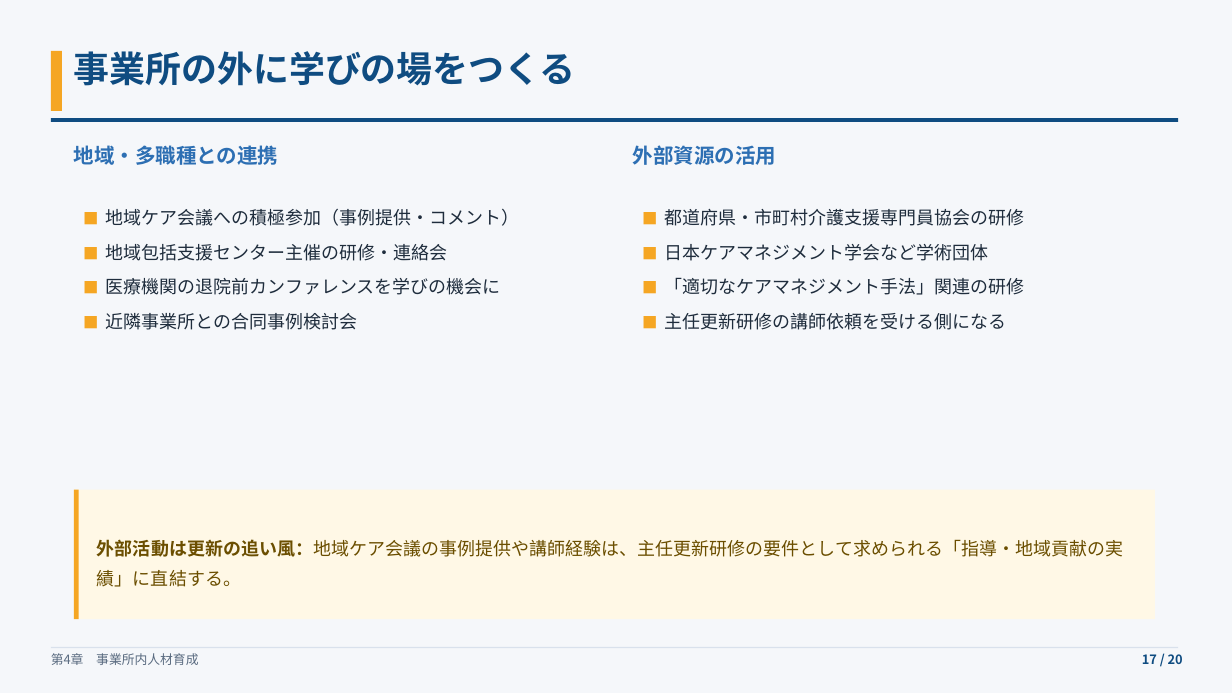
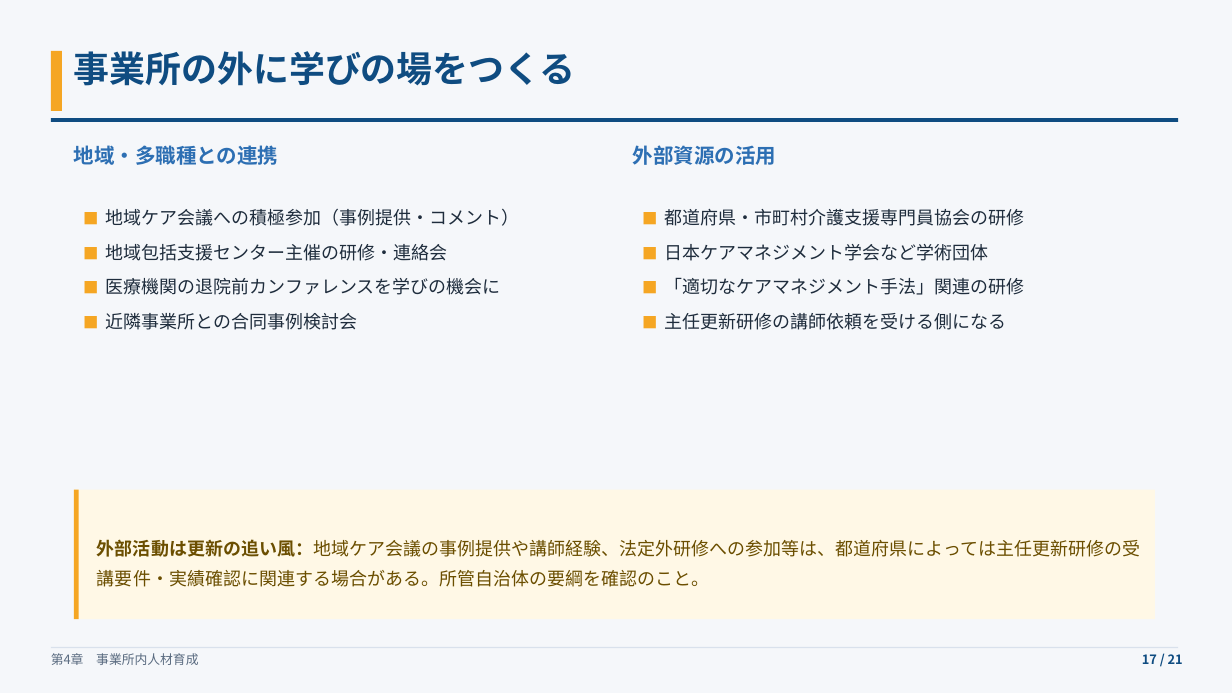
Before and after one commit to tohmichi18-stack/kaigo-ga-app, a slide deck: slide 17 of slides/法定研修制度改正への対応と主任ケアマネ更新研修の戦略.pptx. Drawn at 1232x693 pixels with LibreOffice and Linux fonts; fonts in the diff are those of the drawing. Boxes give left, top, right and bottom in pixels: in the first picture for what was removed or moved away, otherwise in the second. Text is boxed around its words. In the diff, an @@ line names an element or a change of style, - is before the commit and + after.

```diff
--- a/slides/法定研修制度改正への対応と主任ケアマネ更新研修の戦略.pptx
+++ b/slides/法定研修制度改正への対応と主任ケアマネ更新研修の戦略.pptx
@@ text at box(97, 539, 1140, 587): text changed @@
-外部活動は更新の追い風：地域ケア会議の事例提供や講師経験は、主任更新研修の要件として求められる「指導・地域貢献の実績」に直結する。
+外部活動は更新の追い風：地域ケア会議の事例提供や講師経験、法定外研修への参加等は、都道府県によっては主任更新研修の受講要件・実績確認に関連する場合がある。所管自治体の要綱を確認のこと。
@@ text at box(1142, 654, 1183, 664): text changed @@
-17 / 20
+17 / 21
```
Also in this commit, not shown: 18 other slides changed, 1 slide added, 2 other files.
